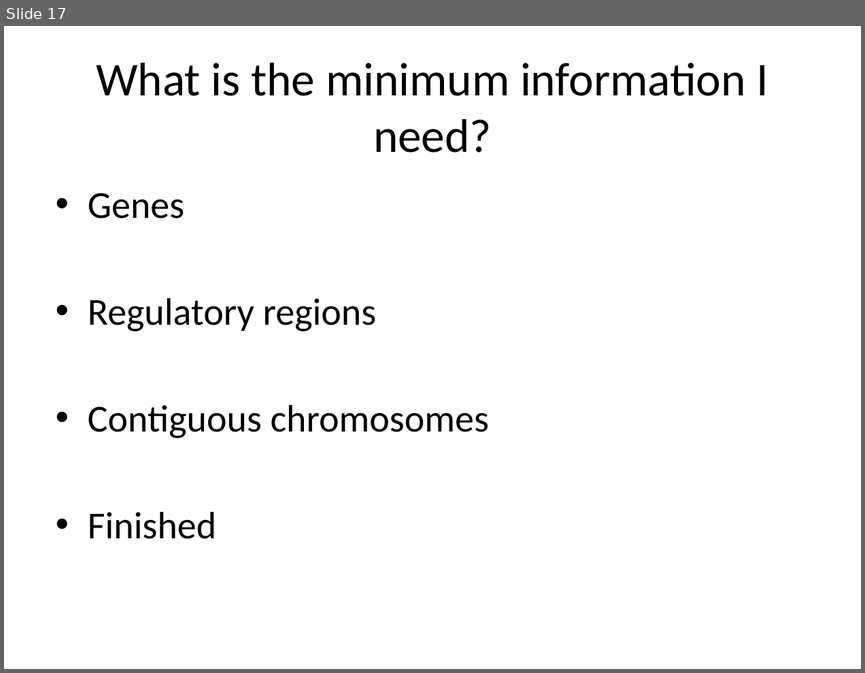
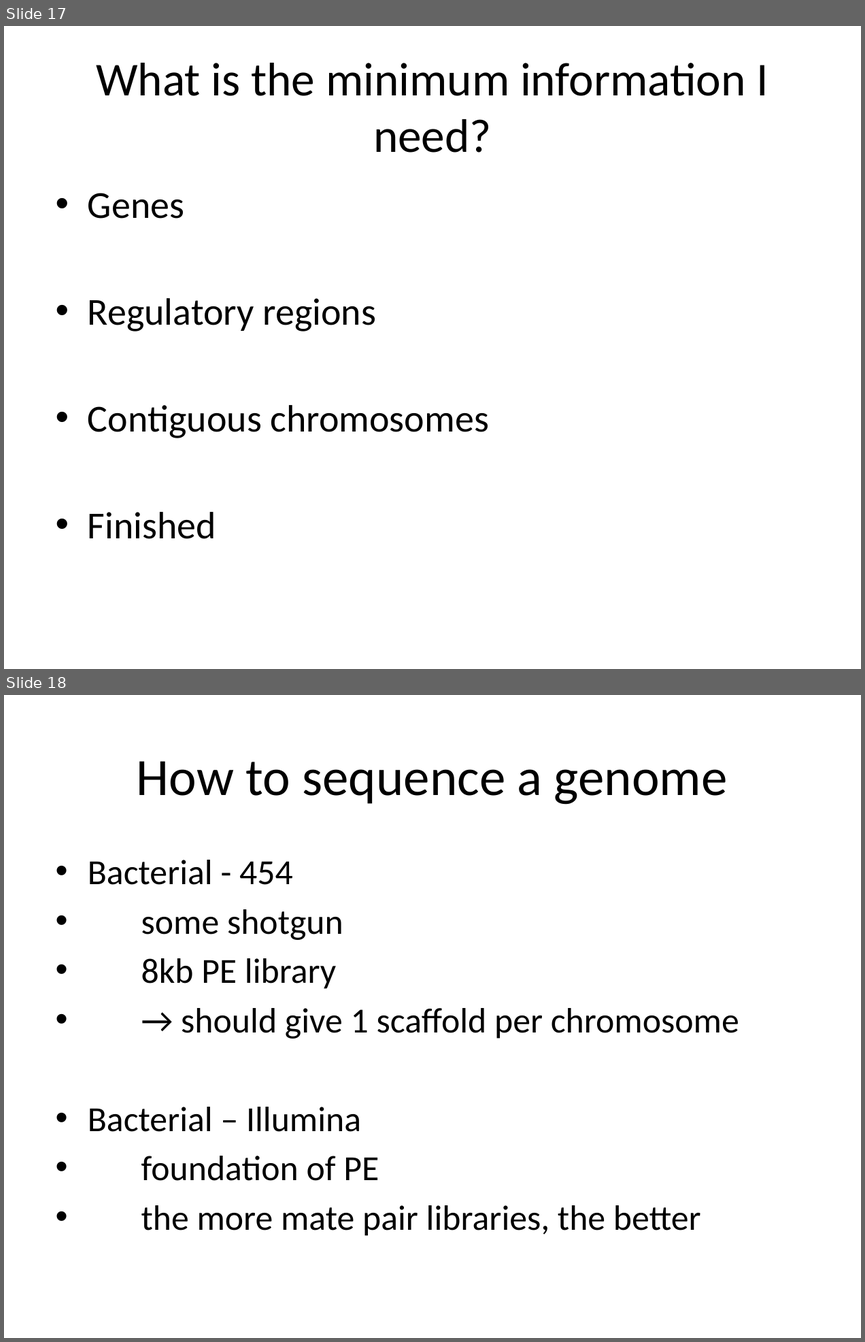
Before and after one commit to lexnederbragt/denovo-assembly-tutorial, a slide deck: presentations/Lecture_2_Planning_a_Sequencing_Experiment.pptx. Shown one above the other, each under a label of ours: slide 17 before the commit, slides 17 and 18 after it. The pictures are 865x673 and 865x1342 pixels, drawn with LibreOffice and Linux fonts; fonts in the diff are those of the drawing. Boxes give left, top, right and bottom in pixels: in the first picture for what was removed or moved away, otherwise in the second. Text is boxed around its words. In the diff, an @@ line names an element or a change of style, - is before the commit and + after.

```diff
--- a/presentations/Lecture_2_Planning_a_Sequencing_Experiment.pptx
+++ b/presentations/Lecture_2_Planning_a_Sequencing_Experiment.pptx
@@ slide 18 added at [4, 695, 861, 1338], background #FFFFFF @@
@@ title added at [137, 761, 728, 804], 44 pt, text #000000 @@
+How to sequence a genome
@@ text added at [88, 860, 739, 1236], 29.6 pt, text #000000 @@
+• Bacterial - 454
+• some shotgun
+• 8kb PE library
+• → should give 1 scaffold per chromosome
+• Bacterial – Illumina
+• foundation of PE
+• the more mate pair libraries, the better
```
Also in this commit, not shown: 2 slides changed, 2 other slides added, 4 other files.
